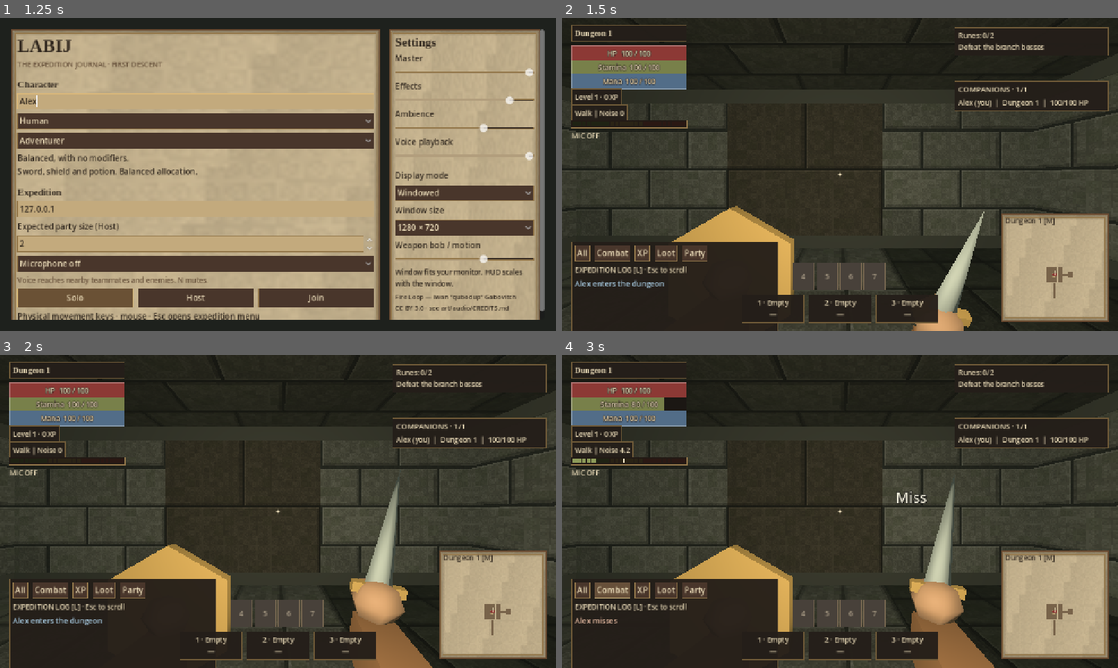
Above: before the commit, frames 1-4 (two rows, left to right).
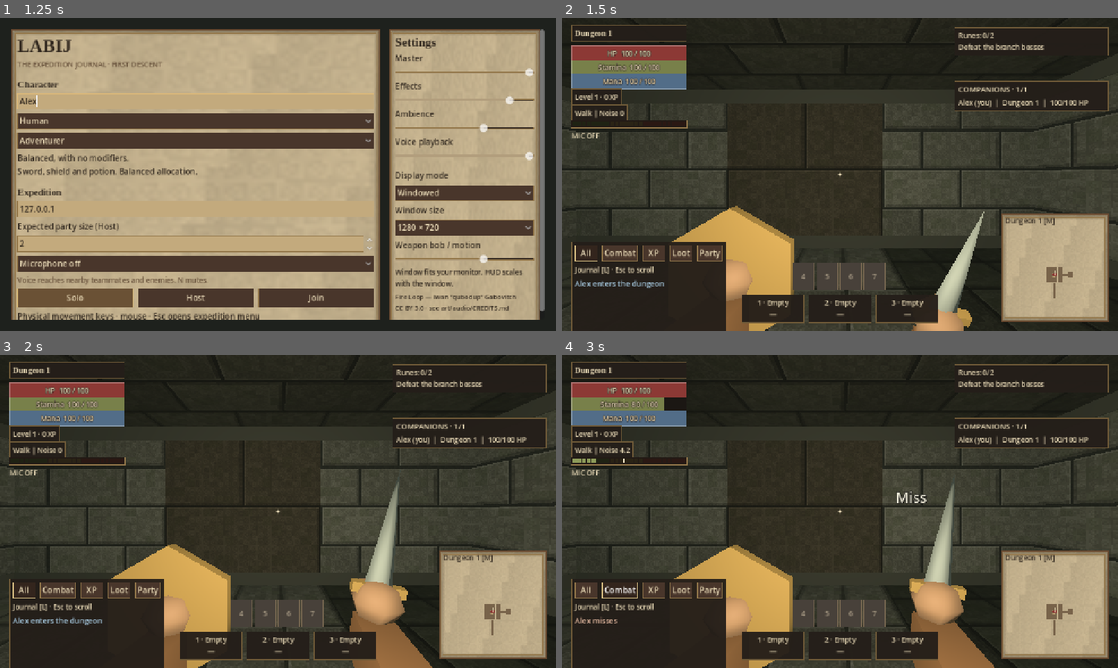
Above: after the commit, the same moments.

Repository: tdonnenfeld/LABIJ
Game: Godot game, scene res://game/main.tscn
Same seed, same stepped clock (60 frames per second), same inputs: the game is played once before the commit and once after it. Sound files missing from this copy of the repository are replaced by a short silence.
Inputs (mouse positions are in pixels of both pictures, inside the frame that each line leads up to):
- Up to frame 1 (1.25 s): click (194, 102) at 0.52 s; type "Alex" at 0.6 s
- Up to frame 2 (1.5 s): click "Solo" at 1.25 s
- Up to frame 3 (2 s): no input
- Up to frame 4 (3 s): click "All" at 2 s; click "Combat" at 2.75 s

Frame 1 is identical in both runs. In frame 2, 3.1% of the frame differs, in the area x 2-39%, y 71-100%; in frame 3, 3.1%; in frame 4, 3.3%.

Commit message:
Align log_panel.gd with shared UI style and hierarchy

Diff:
--- a/game/ui/log_panel.gd
+++ b/game/ui/log_panel.gd
@@ -5,6 +5,7 @@
 var filter := "All"
 var feed: RichTextLabel
 var last_id := 0
+var filter_buttons: Dictionary = {}
 
 func _ready() -> void:
 	var column := VBoxContainer.new()
@@ -14,15 +15,19 @@
 	for category in ["All", "Combat", "XP", "Loot", "Party"]:
 		var button := Button.new()
 		button.text = category
+		button.toggle_mode = true
+		button.button_pressed = category == filter
+		button.size_flags_horizontal = Control.SIZE_EXPAND_FILL
+		filter_buttons[category] = button
 		button.focus_mode = Control.FOCUS_NONE
 		tabs.add_child(button)
 		button.pressed.connect(select_filter.bind(category))
 	var hint := Label.new()
-	hint.text = "EXPEDITION LOG [L] · Esc to scroll"
+	hint.text = "Journal [L] · Esc to scroll"
 	hint.add_theme_font_size_override("font_size", 12)
 	column.add_child(hint)
 	feed = RichTextLabel.new()
-	feed.custom_minimum_size = Vector2(345, 104)
+	feed.custom_minimum_size = Vector2(248, 86)
 	feed.add_theme_font_size_override("normal_font_size", 13)
 	feed.scroll_following = true
 	feed.selection_enabled = true
@@ -30,6 +35,8 @@
 
 func select_filter(category: String) -> void:
 	filter = category
+	for id in filter_buttons:
+		filter_buttons[id].set_pressed_no_signal(id == filter)
 	rebuild()
 
 func receive(events: Array) -> void:
@@ -57,5 +64,4 @@
 func reset() -> void:
 	history.clear()
 	last_id = 0
-	filter = "All"
-	rebuild()
+	select_filter("All")
